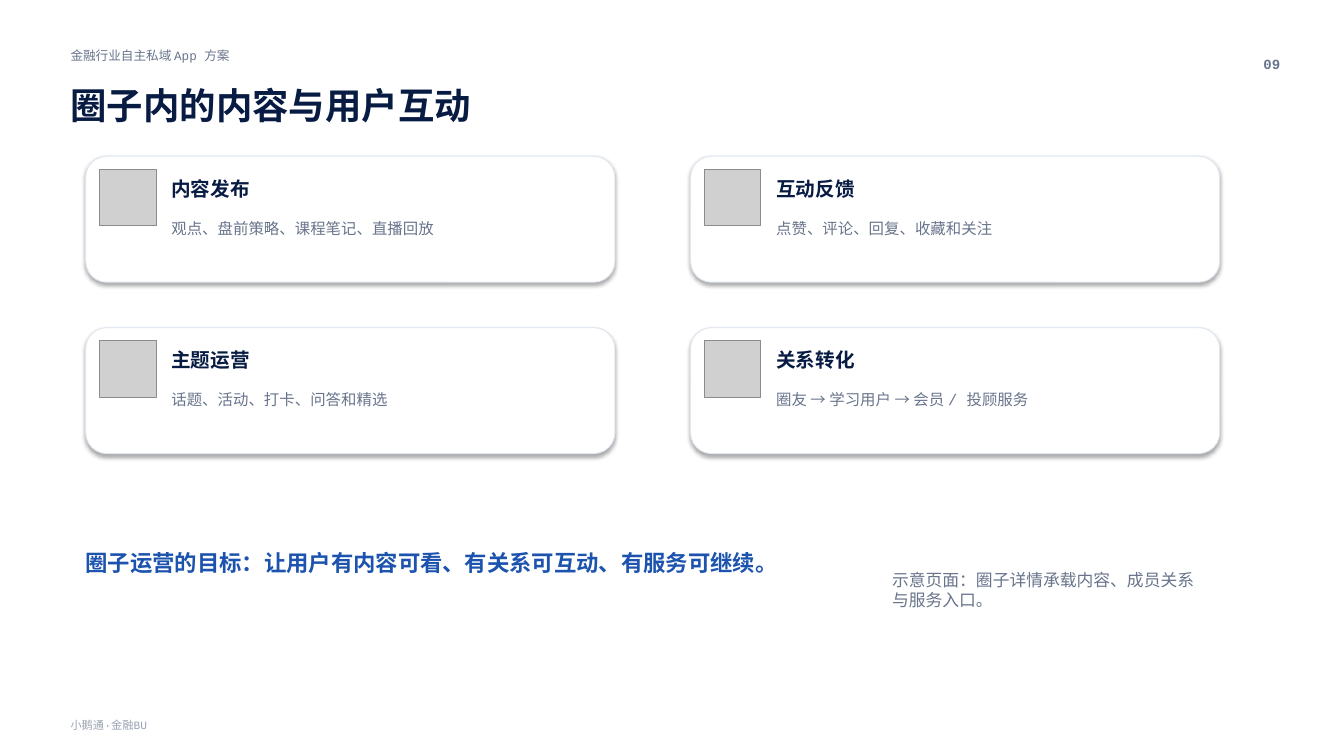
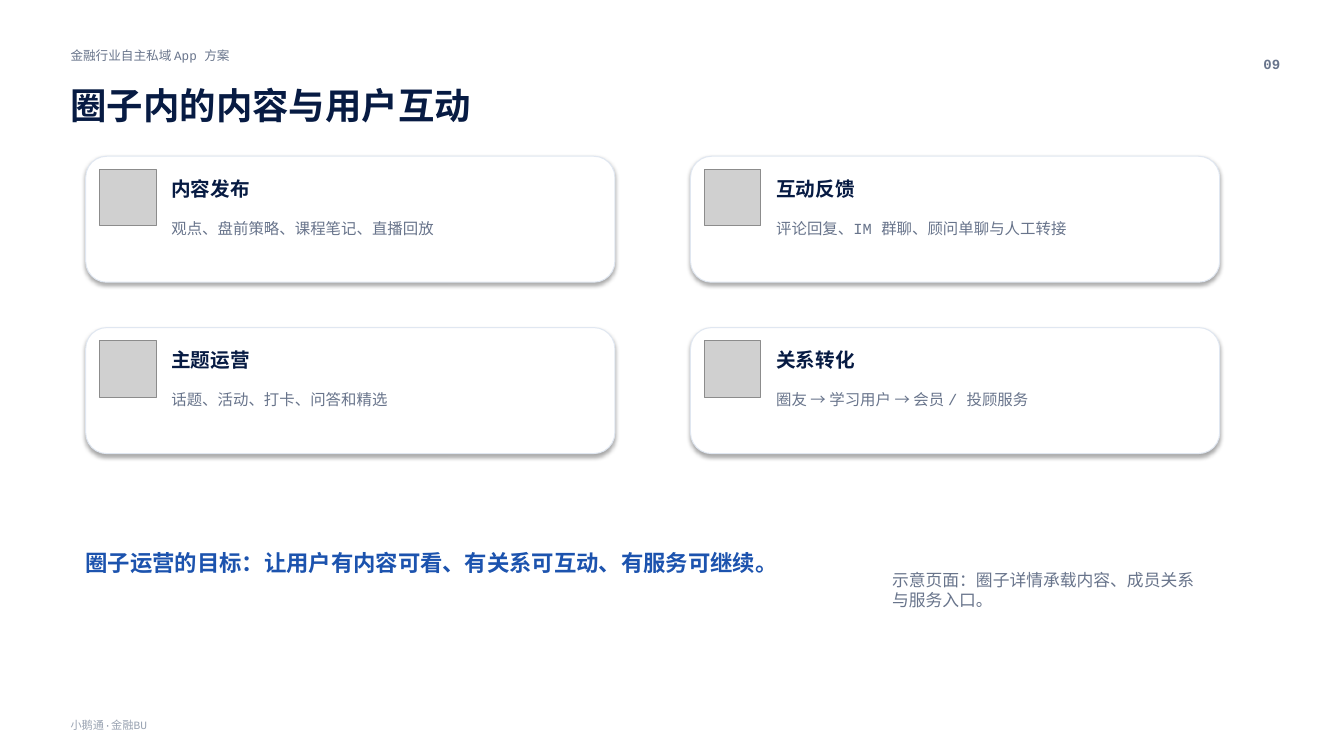
Before and after one commit to baijinhui3444/Custom-Fin-App, a slide deck: slide 9 of 金融客户定制App产品方案-演示版.pptx. Drawn at 1344x756 pixels with LibreOffice and Linux fonts; fonts in the diff are those of the drawing; grey boxes stand for pictures; background and template pictures are left out. Boxes give left, top, right and bottom in pixels: in the first picture for what was removed or moved away, otherwise in the second. Text is boxed around its words. In the diff, an @@ line names an element or a change of style, - is before the commit and + after.

```diff
--- a/金融客户定制App产品方案-演示版.pptx
+++ b/金融客户定制App产品方案-演示版.pptx
@@ text at (776,221,1066,235): text changed @@
-点赞、评论、回复、收藏和关注
+评论回复、IM 群聊、顾问单聊与人工转接
```
Also in this commit, not shown: 1 other slide changed, 4 other files.
